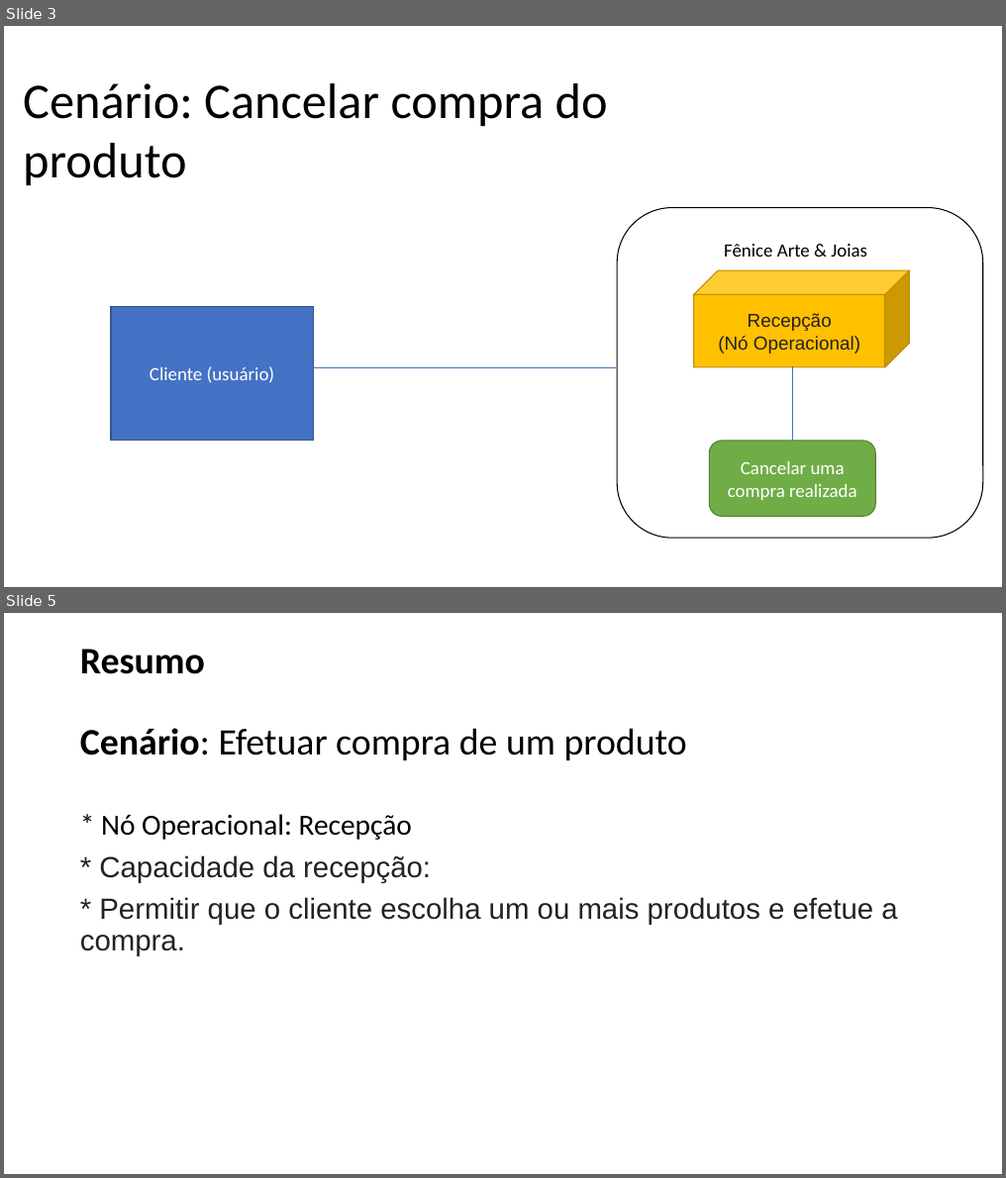
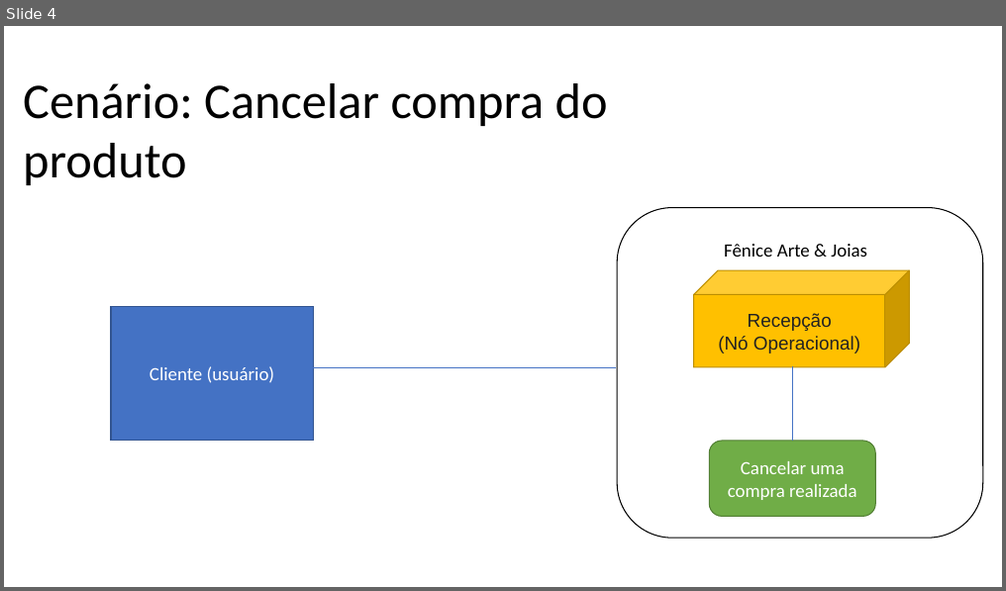
Before and after one commit to brendonimpacta/OPE_RequestSolved, a slide deck: 15. Arquitetura de Negócio para cada Cenário.pptx. Shown one above the other, each under a label of ours: slides 3 and 5 before the commit, slide 4 after it; the slides between them are not shown. The pictures are 1006x1178 and 1006x591 pixels, drawn with LibreOffice and Linux fonts; fonts in the diff are those of the drawing. Boxes give left, top, right and bottom in pixels: in the first picture for what was removed or moved away, otherwise in the second. Text is boxed around its words. In the diff, an @@ line names an element or a change of style, - is before the commit and + after.

```diff
--- a/15. Arquitetura de Negócio para cada Cenário.pptx
+++ b/15. Arquitetura de Negócio para cada Cenário.pptx
@@ slide 5 removed at <box>4,613,1002,1174</box>, background #FFFFFF @@
@@ title removed at <box>80,649,687,761</box> @@
-Resumo
-Cenário: Efetuar compra de um produto
@@ text removed at <box>80,814,897,956</box> @@
-* Nó Operacional: Recepção
-* Capacidade da recepção:
-* Permitir que o cliente escolha um ou mais produtos e efetue a compra.
@@ what was slide 3 is now slide 4 @@
```
Also in this commit, not shown: 3 slides changed, 2 other slides removed.
